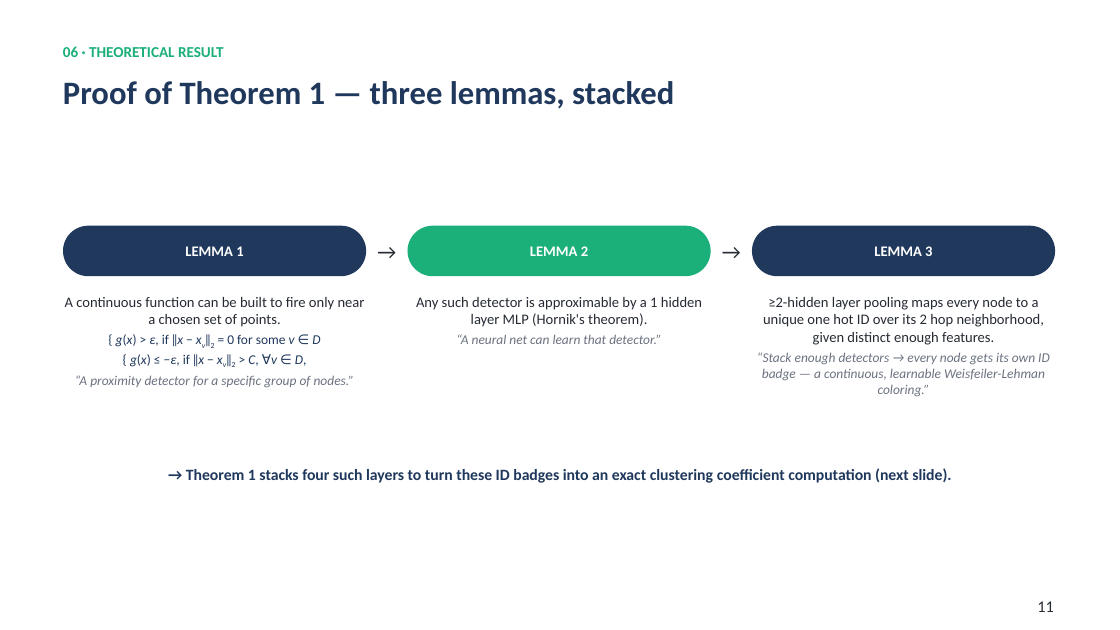
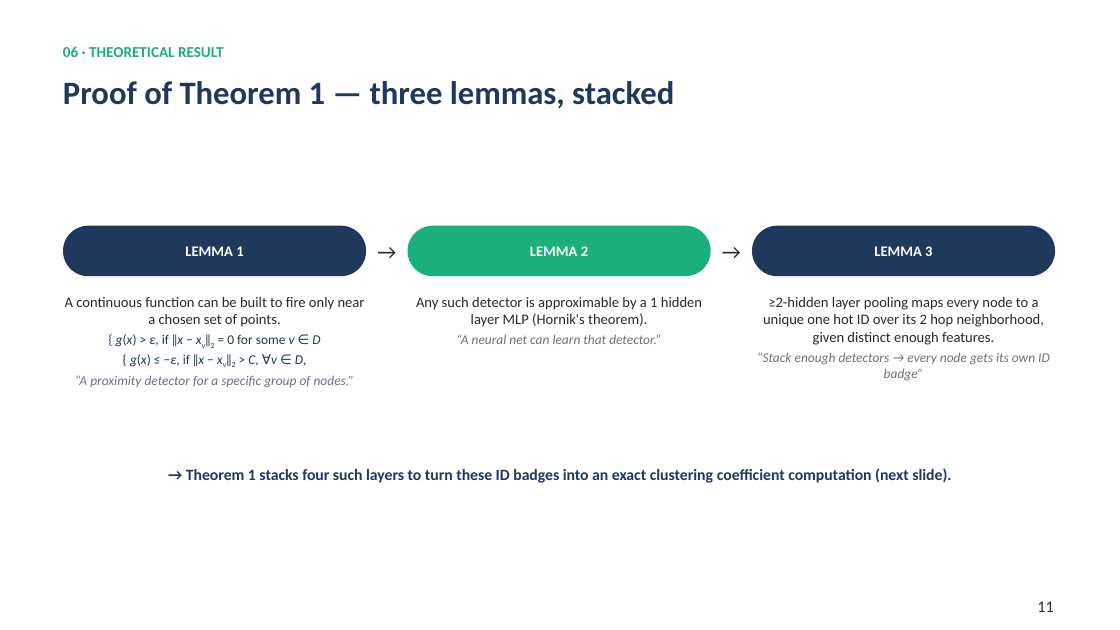
Before and after one commit to fedeceru/GraphSAGE, a slide deck: slide 11 of presentation/GraphSAGE_presentation.pptx. Drawn at 1120x630 pixels with LibreOffice and Linux fonts; fonts in the diff are those of the drawing. Boxes give left, top, right and bottom in pixels: in the first picture for what was removed or moved away, otherwise in the second. Text is boxed around its words. In the diff, an @@ line names an element or a change of style, - is before the commit and + after.

```diff
--- a/presentation/GraphSAGE_presentation.pptx
+++ b/presentation/GraphSAGE_presentation.pptx
@@ text at [757, 352, 1050, 381]: text changed @@
-“Stack enough detectors → every node gets its own ID badge — a continuous, learnable Weisfeiler-Lehman coloring.”
+“Stack enough detectors → every node gets its own ID badge”
```
Also in this commit, not shown: 7 other slides changed, 14 other files.
